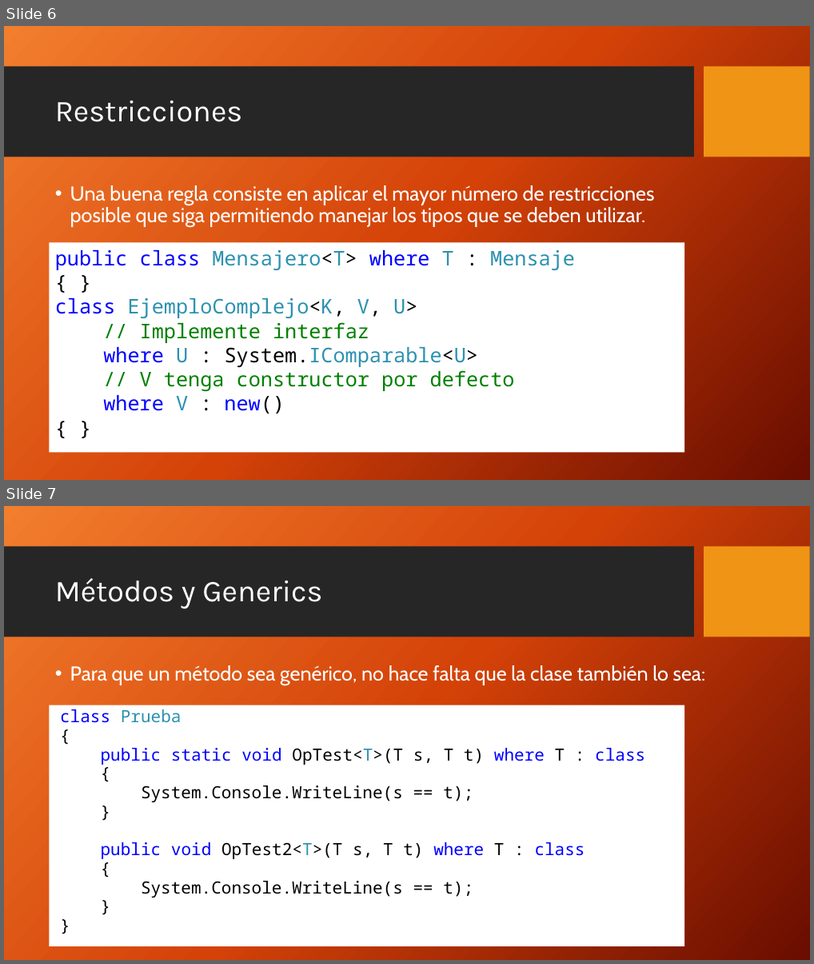
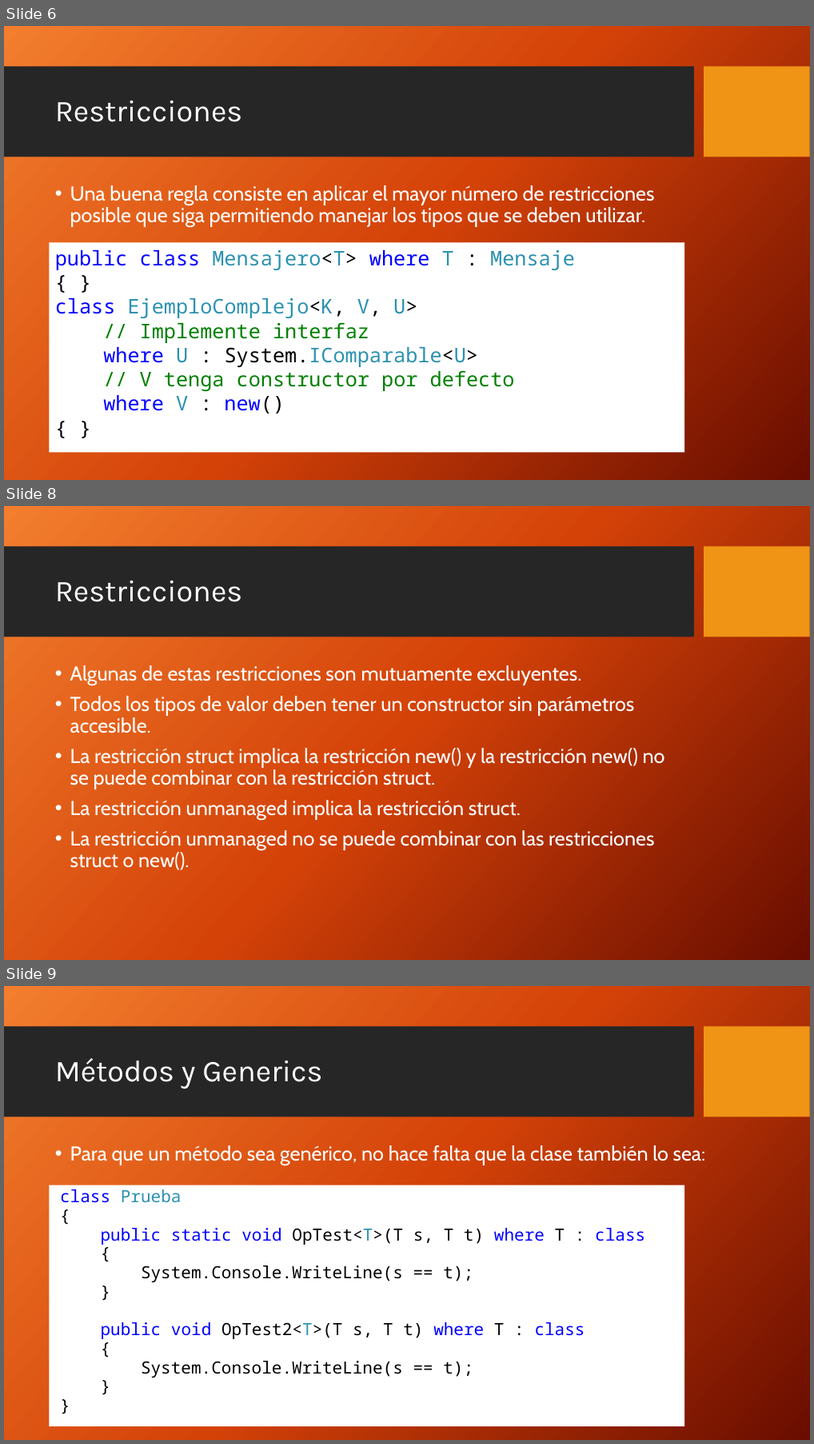
Before and after one commit to FedeDavila1984/utn_prog_y_lab_II, a slide deck: PPTs/ProgramacionII_Clase_17-2018.pptx. Shown one above the other, each under a label of ours: slides 6 and 7 before the commit, slides 6, 8 and 9 after it; the slides between them are not shown. The pictures are 814x964 and 814x1444 pixels, drawn with LibreOffice and Linux fonts; fonts in the diff are those of the drawing; background and template pictures are left out. Boxes give left, top, right and bottom in pixels: in the first picture for what was removed or moved away, otherwise in the second. Text is boxed around its words. In the diff, an @@ line names an element or a change of style, - is before the commit and + after.

```diff
--- a/PPTs/ProgramacionII_Clase_17-2018.pptx
+++ b/PPTs/ProgramacionII_Clase_17-2018.pptx
@@ slide 8 added at (4, 506, 810, 960), background picture (left out); not listed: 2 template elements that a slide beside it also shows @@
@@ title added at (55, 580, 242, 602), 36 pt, text #FFFFFF @@
+Restricciones
@@ text added at (70, 665, 666, 870), 24 pt, text #FFFFFF @@
+• Algunas de estas restricciones son mutuamente excluyentes.
+• Todos los tipos de valor deben tener un constructor sin parámetros accesible.
+• La restricción struct implica la restricción new() y la restricción new() no se puede combinar con la restricción struct.
+• La restricción unmanaged implica la restricción struct.
+• La restricción unmanaged no se puede combinar con las restricciones struct o new().
@@ what was slide 7 is now slide 9 @@
```
Also in this commit, not shown: 1 slide changed, 1 other slide added, 8 other files.
